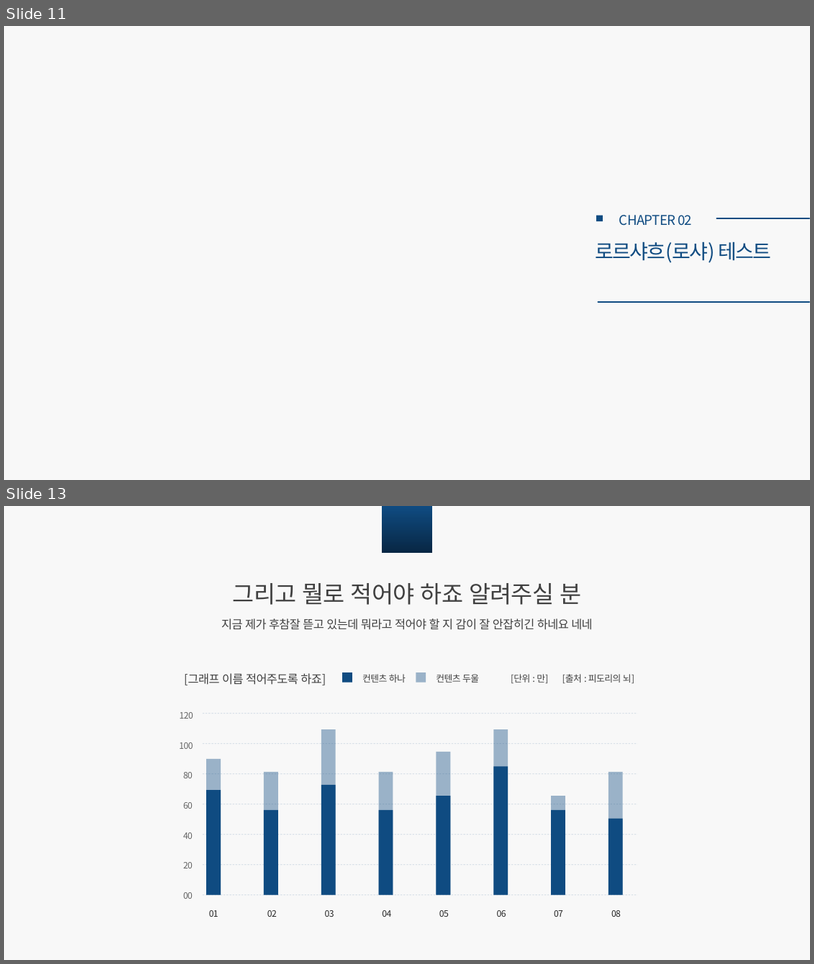
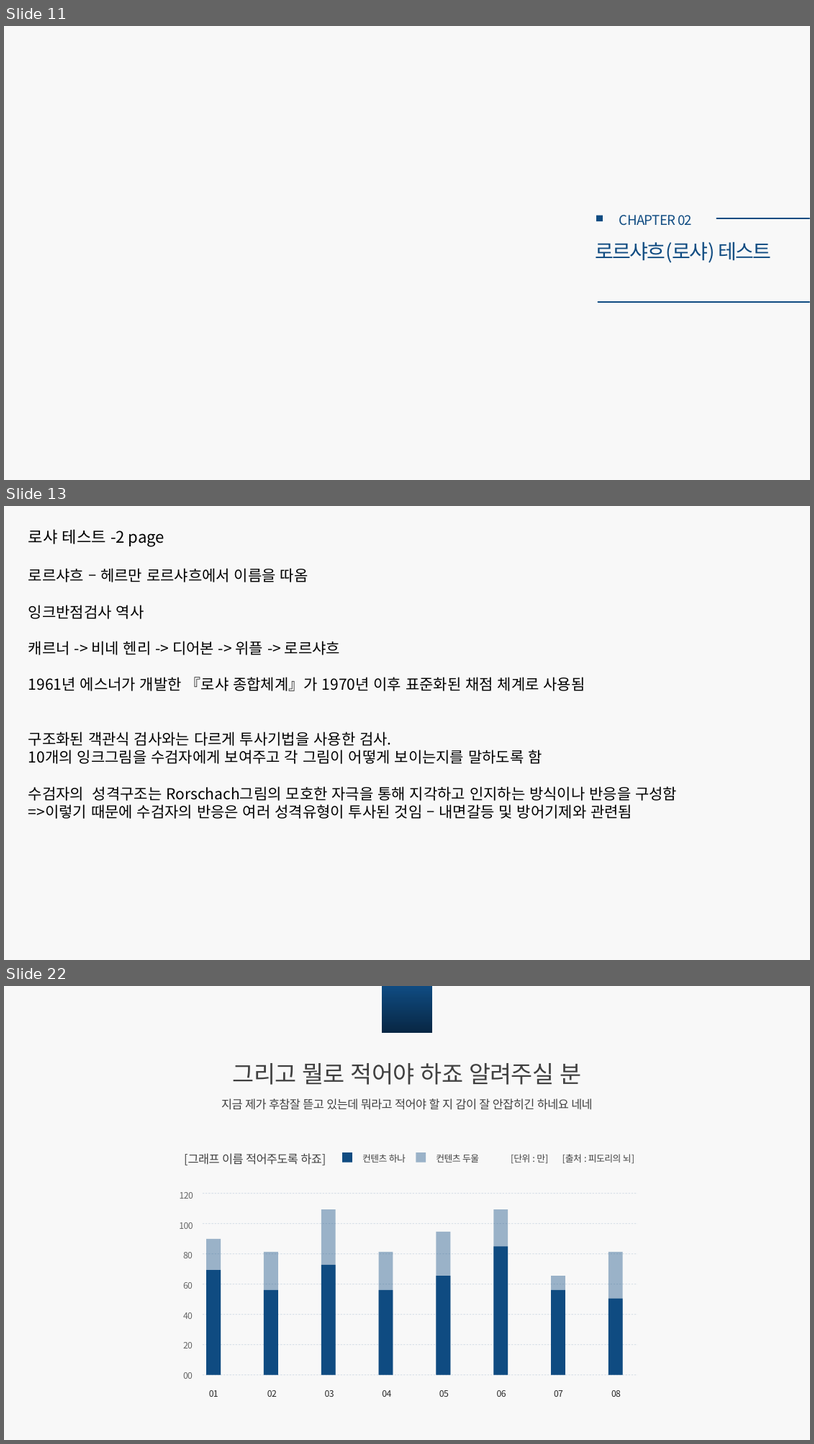
Before and after one commit to CUTE-MOONDO/growing-flowers, a slide deck: 로샤논문.pptx. Shown one above the other, each under a label of ours: slides 11 and 13 before the commit, slides 11, 13 and 22 after it; the slides between them are not shown. The pictures are 814x964 and 814x1444 pixels, drawn with LibreOffice and Linux fonts; fonts in the diff are those of the drawing. Boxes give left, top, right and bottom in pixels: in the first picture for what was removed or moved away, otherwise in the second. Text is boxed around its words. In the diff, an @@ line names an element or a change of style, - is before the commit and + after.

```diff
--- a/로샤논문.pptx
+++ b/로샤논문.pptx
@@ slide 13 added at (4,506,810,960), background #F8F8F8 @@
@@ text added at (28,529,165,547), 19 pt, text #000000 @@
+로샤 테스트 -2 page
@@ text added at (28,568,677,818), 18 pt, text #000000 @@
+로르샤흐 – 헤르만 로르샤흐에서 이름을 따옴
+잉크반점검사 역사
+캐르너 -> 비네 헨리 -> 디어본 -> 위플 -> 로르샤흐
+1961년 에스너가 개발한 『로샤 종합체계』가 1970년 이후 표준화된 채점 체계로 사용됨
+구조화된 객관식 검사와는 다르게 투사기법을 사용한 검사.
+10개의 잉크그림을 수검자에게 보여주고 각 그림이 어떻게 보이는지를 말하도록 함
+수검자의 성격구조는 Rorschach그림의 모호한 자극을 통해 지각하고 인지하는 방식이나 반응을 구성함
+=>이렇기 때문에 수검자의 반응은 여러 성격유형이 투사된 것임 – 내면갈등 및 방어기제와 관련됨
@@ what was slide 13 is now slide 22 @@
```
Also in this commit, not shown: 1 slide changed, 8 other slides added.
